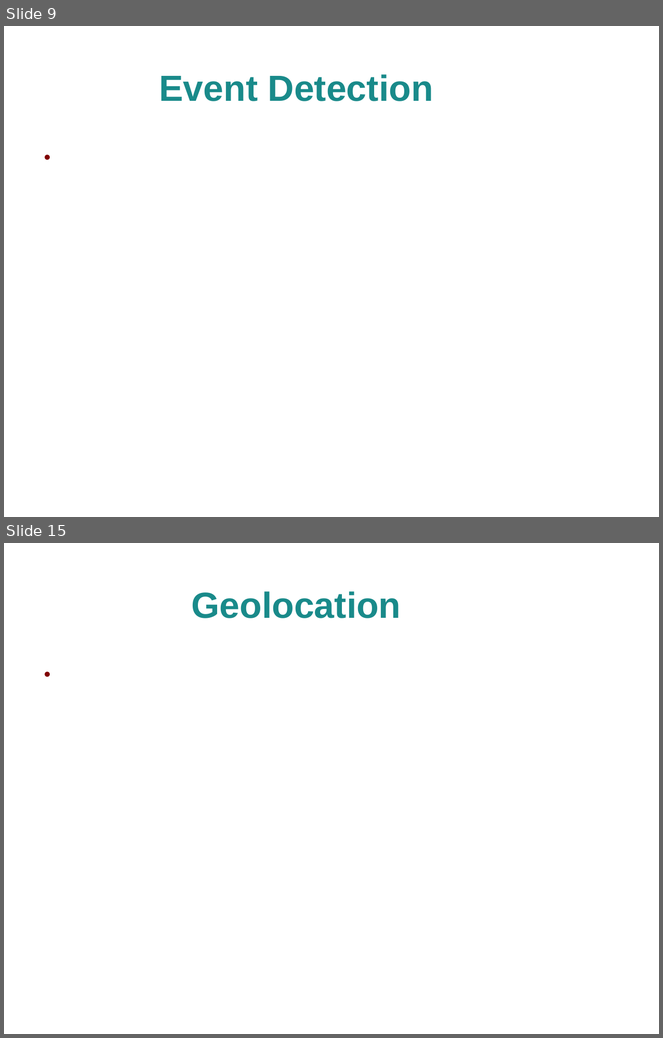
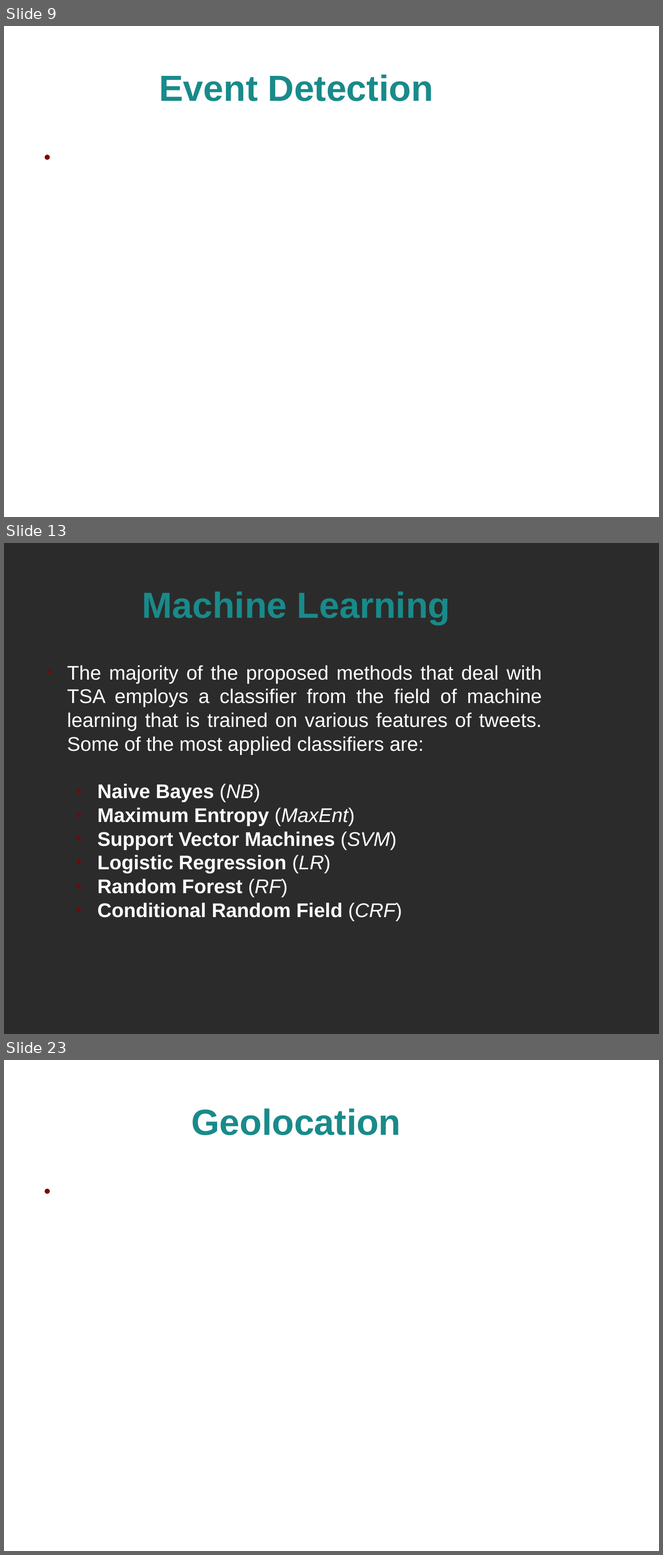
Before and after one commit to alextsil/twitter-topic-detection-and-analysis, a slide deck: parousiasi/presentation.odp. Shown one above the other, each under a label of ours: slides 9 and 15 before the commit, slides 9, 13 and 23 after it; the slides between them are not shown. The pictures are 663x1038 and 663x1555 pixels, drawn with LibreOffice and Linux fonts; fonts in the diff are those of the drawing; background and template pictures are left out; a plain dark background stands for a picture behind light text. Boxes give left, top, right and bottom in pixels: in the first picture for what was removed or moved away, otherwise in the second. Text is boxed around its words. In the diff, an @@ line names an element or a change of style, - is before the commit and + after.

```diff
--- a/parousiasi/presentation.odp
+++ b/parousiasi/presentation.odp
@@ slide 13 added at box(4, 543, 659, 1034), background picture (left out) @@
@@ title added at box(142, 591, 451, 625), 44 pt, text #198A8A, bold @@
+Machine Learning
@@ text added at box(67, 665, 542, 922), 24 pt, text #FFFFFF @@
+● The majority of the proposed methods that deal with TSA employs a classifier from the field of machine learning that is trained on various features of tweets. Some of the most applied classifiers are:
+● Naive Bayes (NB)
+● Maximum Entropy (MaxEnt)
+● Support Vector Machines (SVM)
+● Logistic Regression (LR)
+● Random Forest (RF)
+● Conditional Random Field (CRF)
@@ what was slide 15 is now slide 23 @@
```
Also in this commit, not shown: 1 slide changed, 12 other slides added, 5 slides removed.
